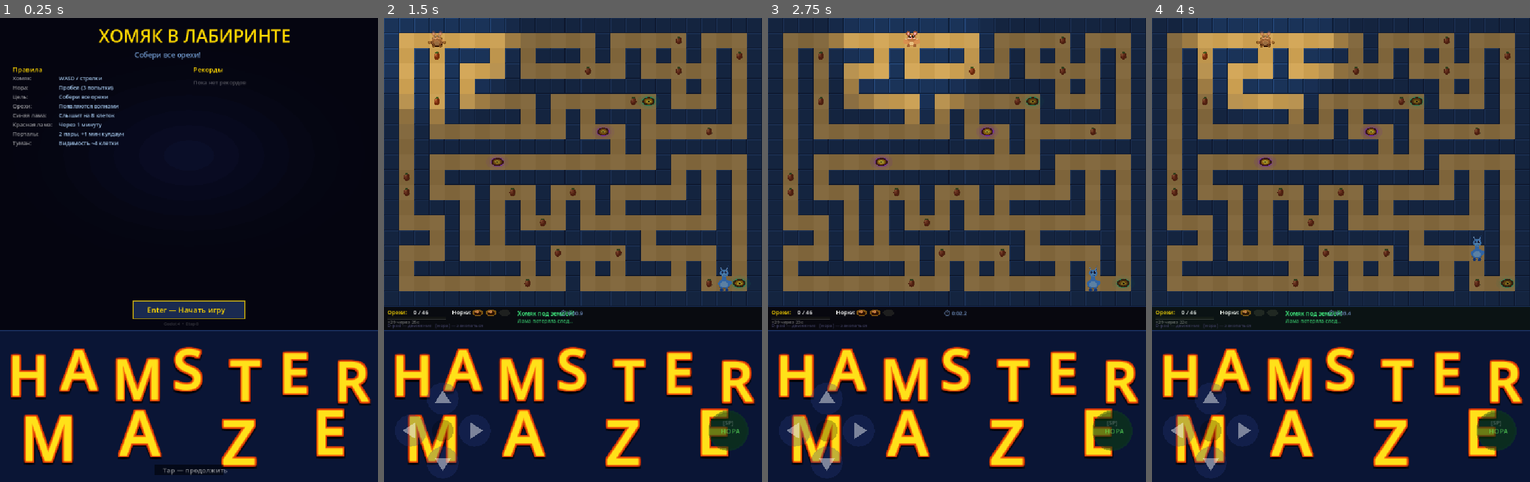
Above: before the commit, frames 1-4 (left to right).
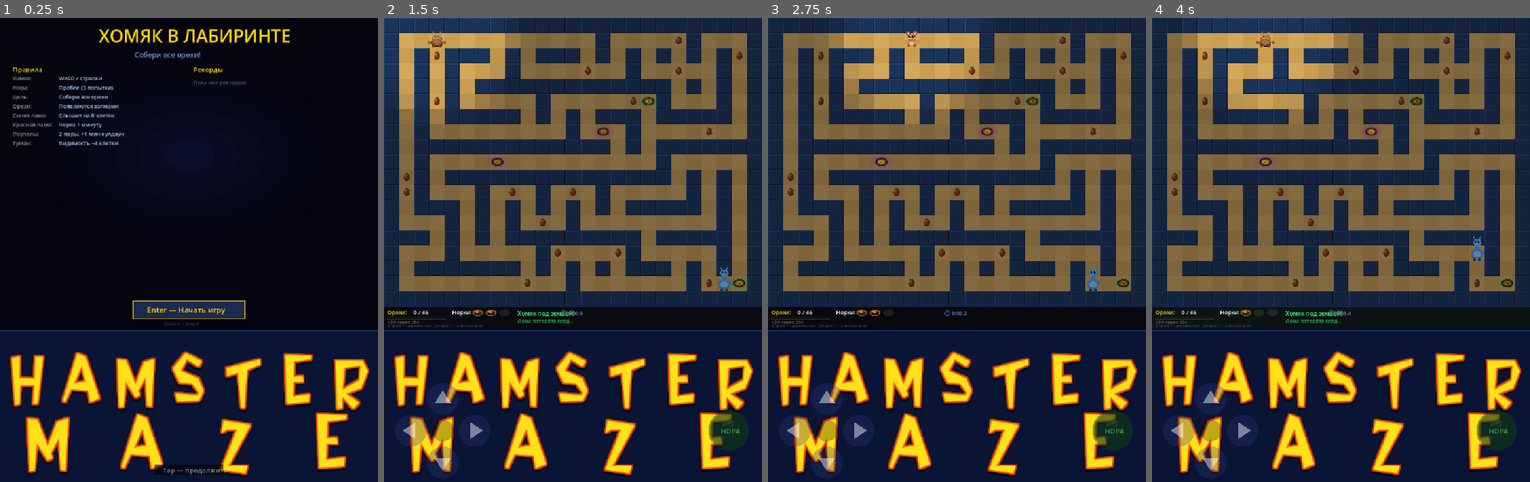
Above: after the commit, the same moments.

Repository: AndriiDiabolus/Diabolus-repository-Godot4-hamster-maze
Game: Godot game, scene res://scenes/Main.tscn
Two runs of this game, one before a commit and one after it. Both use one fixed random seed, a clock stepped at 60 frames per second and the inputs below.
Inputs (mouse positions are in pixels of both pictures, inside the frame that each line leads up to):
- Up to frame 1 (0.25 s): no input
- Up to frame 2 (1.5 s): tap Enter at 0.5, 0.6 s; move the mouse to (656, 226) at 0.52 s; hold D 0.53-1.25 s; click (656, 226) at 0.67 s; tap Space at 0.77 s; drag from (497, 273) to (554, 342) at 1.27 s
- Up to frame 3 (2.75 s): tap Space at 2 s; move the mouse to (994, 147) at 2.02 s; hold D from 2.03 s (still down); tap Enter at 2.1 s
- Up to frame 4 (4 s): release D at 2.75 s; drag from (1322, 342) to (1227, 180) at 2.77 s; tap Enter at 3.5, 3.6 s; move the mouse to (1454, 319) at 3.52 s; hold A from 3.53 s (still down); tap Space at 3.77 s

The runs differ from the first frame. In frame 1, 8.1% of the frame differs, in the area x 2-99%, y 70-99%; in frame 2, 8.0%; in frame 3, 8.0%; in frame 4, 8.0%.

Commit message:
feat: use Flintstone TTF font for HAMSTER MAZE title
- Downloaded flintstone.ttf (wfonts.com, free) to assets/fonts/
- Stone font provides authentic rocky letter shapes natively
- Removed x_offs (font itself is irregular); kept small y_offs for stacked-stone look
- Same 4-layer color rendering: shadow → red-orange outline → orange glow → yellow fill

Co-Authored-By: Claude Sonnet 4.6 <noreply@anthropic.com>

Diff:
--- a/scripts/main.gd
+++ b/scripts/main.gd
@@ -65,6 +65,7 @@
 var _player_uid: String = ""
 var _js_get_cb  = null   # JavaScriptObject — web only
 var _js_post_cb = null   # JavaScriptObject — web only
+var _stone_font: FontFile = null
 
 # ── Leaderboard (local, persistent) ──────────────────────────────────
 var _scores: Array = []   # [{name:String, time_ms:int}], sorted asc
@@ -78,6 +79,7 @@
 func _ready() -> void:
 	_maze_gen = MazeGenerator.new()
 	_show_touch = true  # TEST: force touch controls visible
+	_stone_font = load("res://assets/fonts/flintstone.ttf")
 	_setup_name_input()
 	_setup_http()
 	_setup_audio()
@@ -1176,21 +1178,18 @@
 
 func _draw_ctrl_title() -> void:
 	var zone_y: float = C.H + C.HUD
-	# Bigger irregular offsets — Flintstones stone wobble
-	var y_offs: Array = [0.0, -13.0, 9.0, -15.0, 11.0, -6.0, 14.0, -10.0, 7.0, -12.0, 8.0, -9.0]
-	var x_offs: Array = [3.0,  -5.0, 6.0,  -3.0,  5.0, -6.0,  2.0,  -4.0, 6.0,  -2.0, 4.0, -5.0]
-	# 75% of 360px zone = ~270px text, ~45px margins top & bottom
-	# sz=130 ascent≈104px → HAMSTER baseline zone_y+155, MAZE sz=145 baseline zone_y+310
-	_draw_rocky_word("HAMSTER", 0.0, float(C.W), zone_y + 155.0, 130, y_offs, x_offs)
-	_draw_rocky_word("MAZE",    0.0, float(C.W), zone_y + 310.0, 145, y_offs, x_offs)
-
-
-func _draw_rocky_word(text: String, zone_x: float, zone_w: float, baseline_y: float, sz: int, y_offs: Array, x_offs: Array) -> void:
-	var font    := ThemeDB.fallback_font
+	# Stone font has built-in rocky shape; small y_offs for stacked-stone height variation
+	var y_offs: Array = [0.0, -8.0, 5.0, -9.0, 7.0, -4.0, 9.0, -6.0, 4.0, -7.0, 5.0, -5.0]
+	_draw_rocky_word("HAMSTER", 0.0, float(C.W), zone_y + 155.0, 130, y_offs)
+	_draw_rocky_word("MAZE",    0.0, float(C.W), zone_y + 310.0, 145, y_offs)
+
+
+func _draw_rocky_word(text: String, zone_x: float, zone_w: float, baseline_y: float, sz: int, y_offs: Array) -> void:
+	var font: Font = _stone_font if _stone_font else ThemeDB.fallback_font
 	var fill    := Color(1.00, 0.88, 0.10, 1.0)   # warm yellow
-	var outline := Color(0.82, 0.20, 0.02, 1.0)   # red-orange
+	var outline := Color(0.82, 0.20, 0.02, 1.0)   # red-orange contour
 	var shadow  := Color(0.00, 0.00, 0.00, 0.65)  # dark drop shadow
-	var glow    := Color(1.00, 0.50, 0.05, 0.45)  # orange inner glow
+	var glow    := Color(1.00, 0.50, 0.05, 0.40)  # orange inner glow
 
 	var n      := text.length()
 	var slot_w := zone_w / float(n)
@@ -1198,33 +1197,32 @@
 	for i in range(n):
 		var ch   := text[i]
 		var dy   := y_offs[i % y_offs.size()] as float
-		var dx   := x_offs[i % x_offs.size()] as float
 		var ch_w := font.get_string_size(ch, HORIZONTAL_ALIGNMENT_LEFT, -1, sz).x
-		var x    := zone_x + float(i) * slot_w + (slot_w - ch_w) * 0.5 + dx
+		var x    := zone_x + float(i) * slot_w + (slot_w - ch_w) * 0.5
 		var pos  := Vector2(x, baseline_y + dy)
 
-		# Layer 1 — deep drop shadow (offset down-right)
+		# Layer 1 — deep drop shadow
 		for ox in [-5, 0, 5]:
 			for oy in [-5, 0, 5]:
 				if ox != 0 or oy != 0:
 					draw_string(font, pos + Vector2(ox, oy + 4), ch,
 						HORIZONTAL_ALIGNMENT_LEFT, -1, sz, shadow)
 
-		# Layer 2 — thick red-orange stone outline (4px radius, 8 dir)
+		# Layer 2 — thick red-orange outline (4px)
 		for ox in [-4, -2, 0, 2, 4]:
 			for oy in [-4, -2, 0, 2, 4]:
 				if ox != 0 or oy != 0:
 					draw_string(font, pos + Vector2(ox, oy), ch,
 						HORIZONTAL_ALIGNMENT_LEFT, -1, sz, outline)
 
-		# Layer 3 — orange inner glow (tighter, 2px)
+		# Layer 3 — orange inner glow
 		for ox in [-2, 0, 2]:
 			for oy in [-2, 0, 2]:
 				if ox != 0 or oy != 0:
 					draw_string(font, pos + Vector2(ox, oy), ch,
 						HORIZONTAL_ALIGNMENT_LEFT, -1, sz, glow)
 
-		# Layer 4 — yellow fill on top
+		# Layer 4 — yellow fill
 		draw_string(font, pos, ch, HORIZONTAL_ALIGNMENT_LEFT, -1, sz, fill)
 
 
Binary file added: assets/fonts/flintstone.ttf
